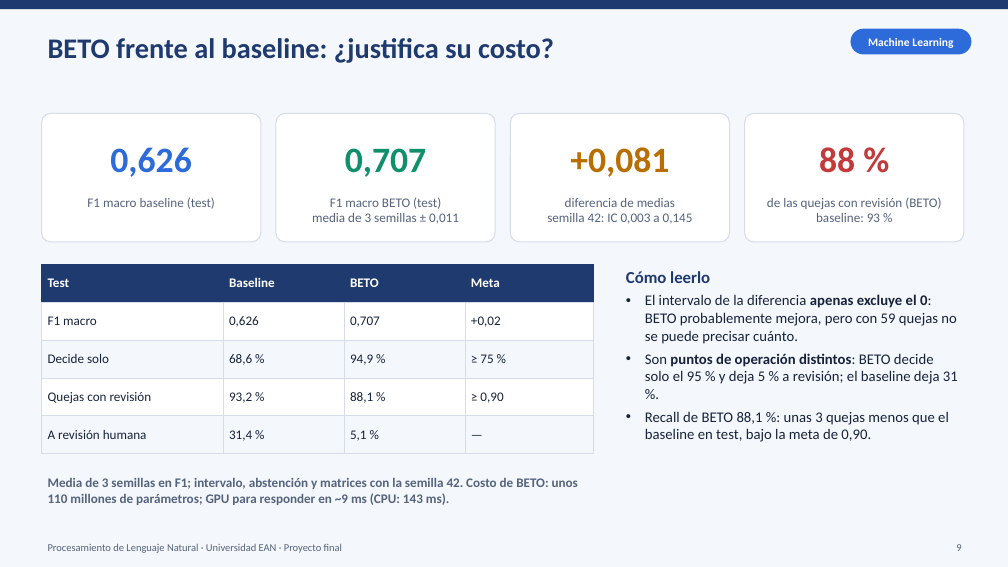
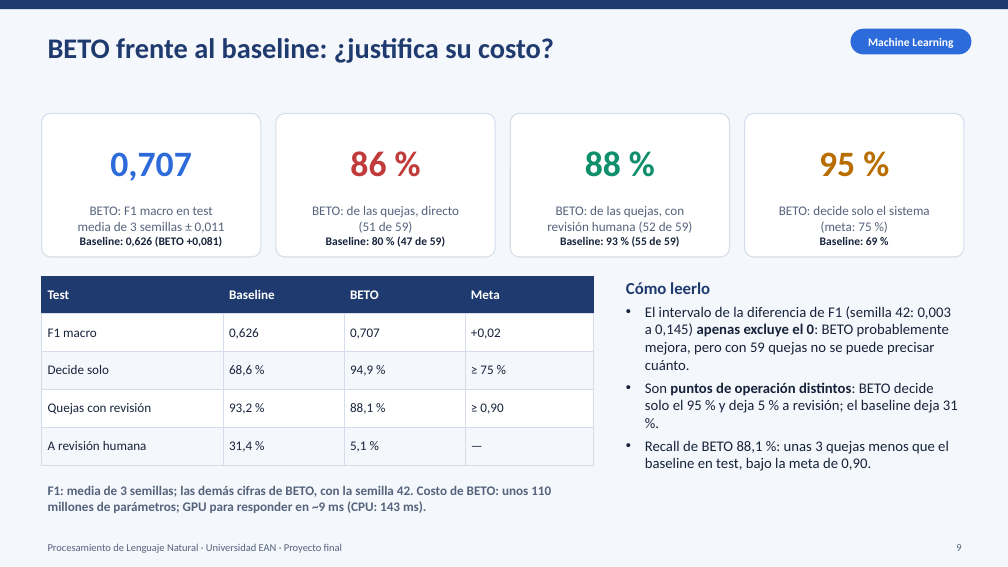
Before and after one commit to RubenEAN/proyecto-final-casinos-nlp, a slide deck: slide 9 of docs/Presentacion_Final.pptx. Drawn at 1008x567 pixels with LibreOffice and Linux fonts; fonts in the diff are those of the drawing. Boxes give left, top, right and bottom in pixels: in the first picture for what was removed or moved away, otherwise in the second. Text is boxed around its words. In the diff, an @@ line names an element or a change of style, - is before the commit and + after.

```diff
--- a/docs/Presentacion_Final.pptx
+++ b/docs/Presentacion_Final.pptx
@@ rounded rectangle: place and size @@
-rounded rectangle at bbox=[42, 113, 261, 242]
+rounded rectangle at bbox=[42, 113, 261, 257]
@@ rounded rectangle: place and size @@
-rounded rectangle at bbox=[276, 113, 495, 242]
+rounded rectangle at bbox=[276, 113, 495, 257]
@@ rounded rectangle: place and size @@
-rounded rectangle at bbox=[510, 113, 730, 242]
+rounded rectangle at bbox=[510, 113, 730, 257]
@@ proportions changed in 4 elements at bbox=[42, 113, 261, 257], bbox=[276, 113, 495, 257], bbox=[510, 113, 730, 257], bbox=[745, 113, 964, 257] @@
@@ rounded rectangle: place and size @@
-rounded rectangle at bbox=[745, 113, 964, 242]
+rounded rectangle at bbox=[745, 113, 964, 257]
@@ text at bbox=[110, 152, 191, 181]: text changed @@
-0,626
+0,707
@@ text at bbox=[350, 151, 386, 177]: text changed; text colour #0F8F6B to #C23B3B @@
-0,707
+86 %
@@ text at bbox=[585, 151, 621, 177]: text changed; text colour #B86E00 to #0F8F6B @@
-+0,081
+88 %
@@ text at bbox=[819, 152, 855, 177]: text changed; text colour #C23B3B to #B86E00 @@
-88 %
+95 %
@@ text at bbox=[78, 206, 225, 247]: text changed @@
-F1 macro baseline (test)
+BETO: F1 macro en test
+media de 3 semillas ± 0,011
+Baseline: 0,626 (BETO +0,081)
@@ text at bbox=[312, 206, 459, 247]: text changed @@
-F1 macro BETO (test)
-media de 3 semillas ± 0,011
+BETO: de las quejas, directo
+(51 de 59)
+Baseline: 80 % (47 de 59)
@@ text at bbox=[547, 206, 692, 247]: text changed @@
-diferencia de medias
-semilla 42: IC 0,003 a 0,145
+BETO: de las quejas, con
+revisión humana (52 de 59)
+Baseline: 93 % (55 de 59)
@@ text at bbox=[779, 206, 930, 245]: text changed @@
-de las quejas con revisión (BETO)
-baseline: 93 %
+BETO: decide solo el sistema
+(meta: 75 %)
+Baseline: 69 %
@@ table: place and size @@
-table at bbox=[42, 265, 594, 454]
+table at bbox=[42, 276, 594, 465]
@@ text "Cómo leerlo": place and size @@
-text "Cómo leerlo" at bbox=[626, 271, 958, 442]
+text "Cómo leerlo" at bbox=[626, 282, 958, 471]
@@ text at bbox=[645, 306, 951, 370]: text changed @@
-• El intervalo de la diferencia apenas excluye el 0: BETO probablemente mejora, pero con 59 quejas no se puede precisar cuánto.
+• El intervalo de la diferencia de F1 (semilla 42: 0,003 a 0,145) apenas excluye el 0: BETO probablemente mejora, pero con 59 quejas no se puede precisar cuánto.
@@ text at bbox=[48, 486, 551, 513]: text changed @@
-Media de 3 semillas en F1; intervalo, abstención y matrices con la semilla 42. Costo de BETO: unos 110 millones de parámetros; GPU para responder en ~9 ms (CPU: 143 ms).
+F1: media de 3 semillas; las demás cifras de BETO, con la semilla 42. Costo de BETO: unos 110 millones de parámetros; GPU para responder en ~9 ms (CPU: 143 ms).
```
Also in this commit, not shown: 2 other files.
